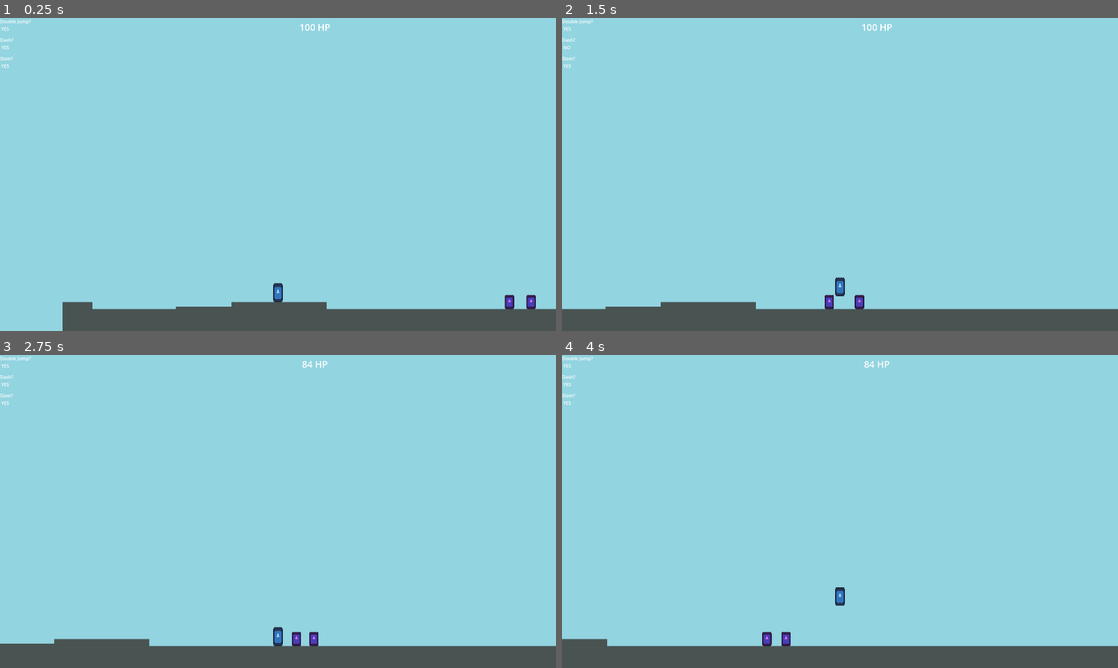
Above: before the commit, frames 1-4 (two rows, left to right).
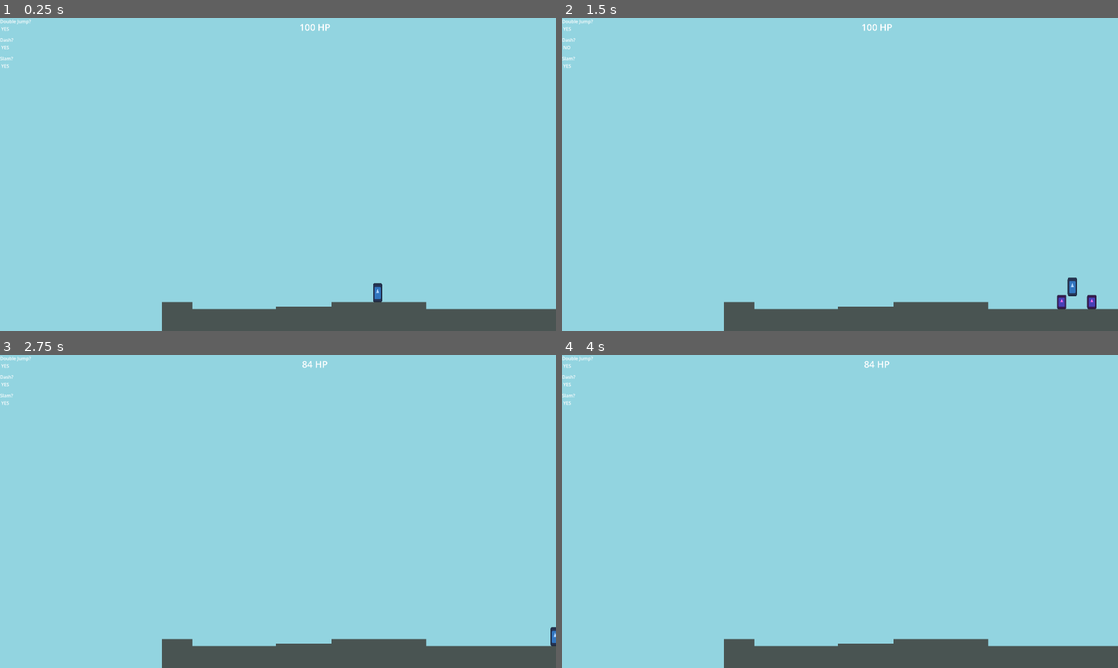
Above: after the commit, the same moments.

Repository: HeroHunterIguess/untitled-wip-game
Game: Godot game, scene res://scenes/worlds/main_world.tscn
Same seed, same stepped clock (60 frames per second), same inputs: the game is played once before the commit and once after it. The engine's default icon, where the game draws it, is replaced by a stand-in: a white triangle on a blue panel in a dark square.
Inputs (mouse positions are in pixels of both pictures, inside the frame that each line leads up to):
- Up to frame 1 (0.25 s): no input
- Up to frame 2 (1.5 s): move the mouse to (962, 158) at 0.52 s; hold D (right) from 0.53 s (still down); tap E (air_freeze) at 0.6 s; tap Space (double jump) at 0.77 s; move the mouse to (728, 190) at 1.27 s; tap Shift (dash) at 1.35 s
- Up to frame 3 (2.75 s): tap Space (double jump) at 1.52 s; move the mouse to (333, 442) at 2.02 s; release D (right) at 2.03 s; hold A (left) from 2.03 s (still down); right-click (333, 442) at 2.1 s
- Up to frame 4 (4 s): move the mouse to (812, 574) at 2.77 s; release A (left) at 2.78 s; hold D (right) from 2.78 s (still down); tap F (ground_slam) at 2.85 s; tap Space (double jump) at 3.02, 3.77 s; move the mouse to (1006, 558) at 3.52 s; click (1006, 558) at 3.6 s

The runs differ from the first frame. In frame 1, 2.7% of the frame differs, in the area x 11-97%, y 84-100%; in frame 2, 3.4%; in frame 3, 3.4%, in the area x 0-100%, y 86-100%; in frame 4, 3.2%.

Commit message:
begin creating camera system

Diff:
--- a/scripts/game/player.gd
+++ b/scripts/game/player.gd
@@ -133,8 +133,13 @@
 # main inputs and attacks
 func _process(_delta):
 
-	# temp camera control:
+	# camera control:
 	get_parent().get_node("Camera2D").global_position.x = self.global_position.x
+
+	# lock camera at screen edges
+	# THIS IS BROKEN RN AND NEEDS TO BE FIXED
+	if (get_viewport().size.x / 2) - self.global_position.x < 0:
+		get_parent().get_node("Camera2D").global_position.x = get_viewport().size.x / 2
 
 	# check if player dies
 	if data.player_health <= 0:
